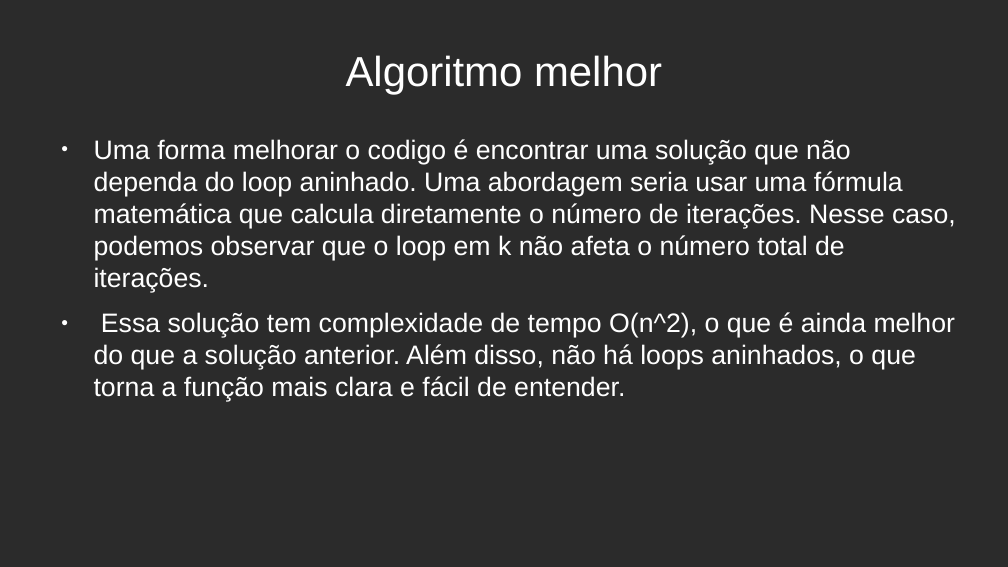
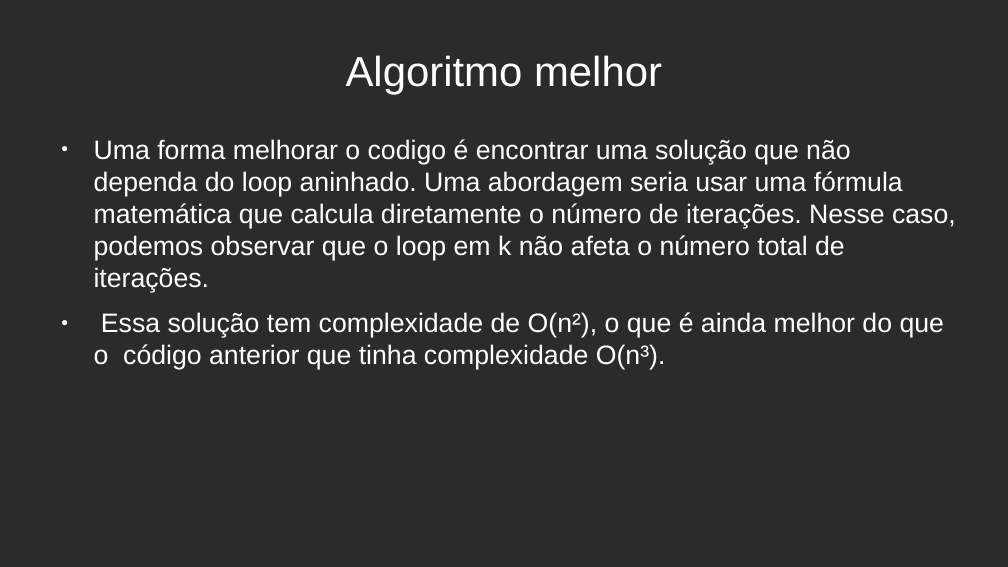
Before and after one commit to eipedrov/PedroVinicius_ws_AA_RR_2023, a slide deck: slide 12 of Apresentacao.odp. Drawn at 1008x567 pixels with LibreOffice and Linux fonts; fonts in the diff are those of the drawing; background and template pictures are left out; a plain dark background stands for a picture behind light text. Boxes give left, top, right and bottom in pixels: in the first picture for what was removed or moved away, otherwise in the second. Text is boxed around its words. In the diff, an @@ line names an element or a change of style, - is before the commit and + after.

```diff
--- a/Apresentacao.odp
+++ b/Apresentacao.odp
@@ text at box(94, 312, 944, 370): text changed @@
-● Essa solução tem complexidade de tempo O(n^2), o que é ainda melhor do que a solução anterior. Além disso, não há loops aninhados, o que torna a função mais clara e fácil de entender.
+● Essa solução tem complexidade de O(n²), o que é ainda melhor do que o código anterior que tinha complexidade O(n³).
```
Also in this commit, not shown: 3 other slides changed, 3 other files.
